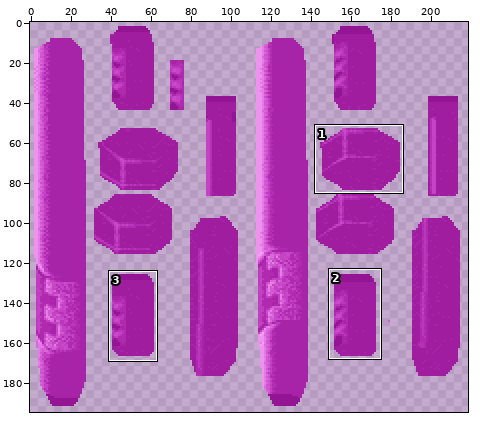
File history of a sprite sheet, qw/textures/models/g_rock_0.png. Above: a wide view before the commit, with the close-up outlined.
Close-up. Earlier state:
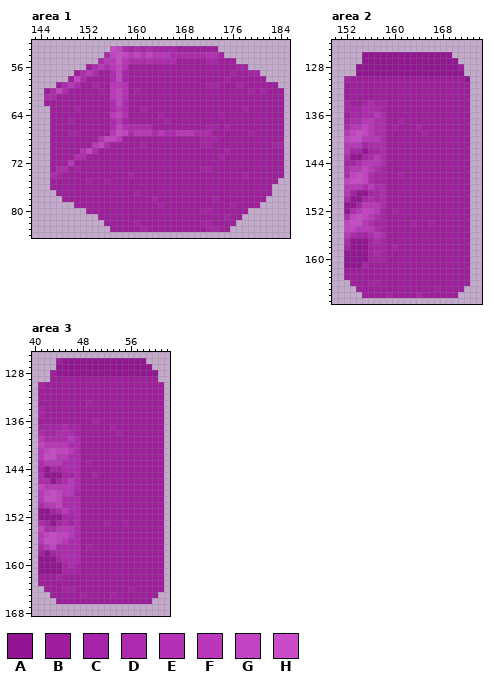
The file is 224x195 pixels. Colours within 5 levels of each other are drawn and written as one. Shown: area 1: x 143..185, y 52..84; area 2: x 150..174, y 124..167; area 3: x 40..62, y 125..168. The wide view leaves out empty margins. The commit also changed other parts of the picture, which this record leaves out.
Palette (. is transparent): A #941594  B #a01da0  C #a723a7  D #af2aaf  E #b530b5  F #ba36ba  G #c443c4  H #c94bc9
Pixels before, area 1, first column x 145:
53 ...........HGDCDCDCCCCBBBBBBB...........
54 ..........DGHGFGFGFFFDDDDDDEEC..........
55 .........DFFHFDDDEDDDDBBBBBCCBBB........
56 .......BDFDFGEBBBBBBBBBBBBBBBBBBCC......
57 .....BDFDBBDGCBBBBBBBBBBBBBBBBBCBBCC....
58 ....BGDBBBBDGCBBBBBBBBBBBBBBBBCBBBBBB...
59 ..BDFDBBCBBFFEBBBBBBBBBBBBBCCBBBCBBBBBB.
60 BDGDBBBBBCBFGEBCBBBBBBBBBBBBBBBBBBCBCBBB
61 DDBBBBBBBBBFGEBBBBBBBBBBBBBBBBBBBBBBBBBB
62 BBBBBBBBBBBDGDBBBBBBBBBBBBBBBBBBBBBBBBBB
63 .BBBBCBBBBBDFDBBCBBBBBBBBBBBBBBBBCBBBBBB
64 .BBBBBBBBBBFGEBBBBBCBBBBBBBBBCBBBBBBBBBB
65 .BBBCBBBBBBDFCBBBBBBCBBBBBBBBBBBBBBBBBBB
66 .BBBBBBBBBBDGEDDDDBBBBBBBBBCCBCBBBBBBBBB
67 .BBBCCBBBBBFHGDFFFDFDDFFFDDDBBBBBBCBBBBB
68 .BBBBBBBBEGGFBBBBBBBBBBBBBCCCBBBBBBBBBBB
69 .BBBBBBBFGDBBBBBCBBBBBBBBBCCBBBBBBBBBBCC
70 .BBBBBEGDBBBBBBBBBBBBBBBBBBBBBCBBBBBBBBB
71 .BBBBDDBBBBBBBBBBBBBBBBBBBBBBCBBBBBBBBBB
72 .BBBFBBBBBBBBBBBBBBBBBBBBBBBBBBBBBBBBBBB
73 .BDDBCBBBBBBBBBBBBBBBBBBBBCCBBBBBBBBBBBB
74 .DCBBBBBBBBBBBCBBBBBBBBBBBBBBBBBBCBBBBBB
75 .BBBBBBCBBCBBBBBBBBBBBBBBBBBBBBBBBBBBBB.
76 .BBBBBBBBBBBBBBBBBBBBBBBBBBBBBBBBBBBBB..
77 ..BBBBBBBBBBBBBCBBBBBBBBBBBBBBBBBBBBBB..
78 ...BBBBBBBBBBBBBBBCBBBBBBBBBCBBBBBBBB...
79 .....BBBBBBBBBBBBBBCBBBBBBBBBBBCBBBB....
80 .......BBBBBBBBBBBBBBBBBBBCCBBBBBB......
81 .........BBBBBBBBBBBBBBBBBBBBBCBB.......
82 ..........BBBBBCBBBBBBBBBBCCBBBB........
83 ...........BBBBBCBBBBBBBBBBCCBB.........
Pixels before, area 2, first column x 152:
126 ...AAAAAAAAAAAAAAA...
127 ...AAAAAAAAAAAAAAAA..
128 ..AAAAAAAAAAAAAAAAAB.
129 ..AAAAAAAAAAAAAAAAAA.
130 CBBBBBBBBBBBBBBBBBBBA
131 BBBBBBBBBBBBBBBBBBBBB
132 BBBBBBBBBBBBBBBBBBBBB
133 BBBBBBBBBBBBBBBBBBBBB
134 CBBCDCCBBBBBBBBBBBBBB
135 CCCDDDCBBBBBBBBBBBBBB
136 BCCDDFDBBBBBBBBBBBBBB
137 CDDFFDDBBCBBBBBBBBBBB
138 DFFGFDDBCBBBCBBBBBBBB
139 FGHGFDDBBBBBBCBBBBBBB
140 GHHFFFDBBBBBBBBBBBBBB
141 FFFCDDDBBBBBBBBBBBBBB
142 FCCACCDBBBBBBBBBBBBBB
143 DAACDFDBBBBBBBBBBBBBB
144 CCDFFFDBBBBBBBBBBBBBB
145 DFFGFDCBBBBBBBBBBBBBB
146 DGHGDCCBBCBBBBBBBBBBB
147 GHHGDCCBBBBBBBBBBBBBB
148 FFFDFDDBBBBBBBBBBBBBB
149 FCAACCDBBBBBBBBBBBBBB
150 DAACDCDBBBBBBBBBBBBBB
151 AACFFFDBBBBBBBBBBBBBB
152 ADFGGFCBCBBBBBBBBBBBB
153 DGHGFDCBBBBBBBBBBBBBB
154 GHHFDCCBBBBCBBCBBBBBB
155 GGFFFDCBBBBBBBBBBBBBB
156 FDCCDFDBBBBBBBBBBBBBB
157 DAAACDCBBBBBBBBBBBBBB
158 CAAACCCBCBBBBBBBBBBBB
159 AAAACDCBBBBBBBBBBBBBB
160 AAAACCCBBBBBBBBBBBBBB
161 AAACBBBBBBBBBBBBBBBBB
162 BBBBBBBBBBBBBBBBBBBBB
163 BBBBBBBBBBBBBBBBBBBBB
164 .BBBCCBBBBBBBBBBBBBBB
165 ..BBBBBBBBBBBBBCBBBB.
166 ...BBBBCBBBBCBBBBBB..
Pixels before, area 3, first column x 41:
126 ...BAAAAAAAAAAAAAA...
127 ...AAAAAAAAAAAAAAAA..
128 ..BAAAAAAAAAAAAAAAAA.
129 ..BBBBBBBBBBBBBBBBBB.
130 CBBBBBBBBBBBBBBBBBBBB
131 BBBBBBBBBBBBBBBBBBBBB
132 BBBBBBBBBBBBBBBBBBBBB
133 BBBBBBBBCBBBBBBBBBBBB
134 CBBBBBBBBBBBBBBBBBBBB
135 CBBBBBBBBBBBBBBBBBBBB
136 BBBBBBBBBCBBBBBBBBBBB
137 CCCCDCCBBBBBCBBBBBBBB
138 DCCDDDCBBBBBBCBBBBBBB
139 FDDDDFDBBBBBBBBBBBBBB
140 GFFFFDDBBBBBBBBBBBBBB
141 FGHGGFDBBBBBBBBBBBBBB
142 FHHFFDDBBBBBBBBBBBBBB
143 DFFFDDDBCBBBBBBBBBBBB
144 CACCDDDBBBBBBBBBBBBBB
145 DAAACCDBBCBBBBBBBBBBB
146 DDACDFDBBBBBBBBBBBBBB
147 GFFFFFDBBBBBBBBBBBBBB
148 FGHGFFCBBBBBBBBBBBBBB
149 FHHGDDDBBBBBBBBBBBBBB
150 DFFGDDDBBBBBBBBBBBBBB
151 AACDFDDBBBBBBBBBBBBBB
152 AAAACCDBBBBBBBBBBBBBB
153 DCACDCDBBBBCBBCBBBBBB
154 GDDFFFDBBBBBBBBBBBBBB
155 FGHGGFDBBBBBBBBBBBBBB
156 FHHGFDDBBBBBBBBBBBBBB
157 DFGDDDDBCBBBBBBBBBBBB
158 CACDDDDBBBBBBBBBBBBBB
159 AAACDDDBBBBBBBBBBBBBB
160 AAAACDCBBBBBBBBBBBBBB
161 AAAACCCBBBBBBBBBBBBBB
162 BBBCBBBBBBBBBBBBBBBBB
163 BBBBBBBBBBBBBBBBBBBBB
164 .BBBCCBBBBBBBBBCBBBBB
165 ..BBBBBCBBBBCBBBBBBB.
166 ...BBBBBBBBBBBBBBBB..
The same view after the edit:
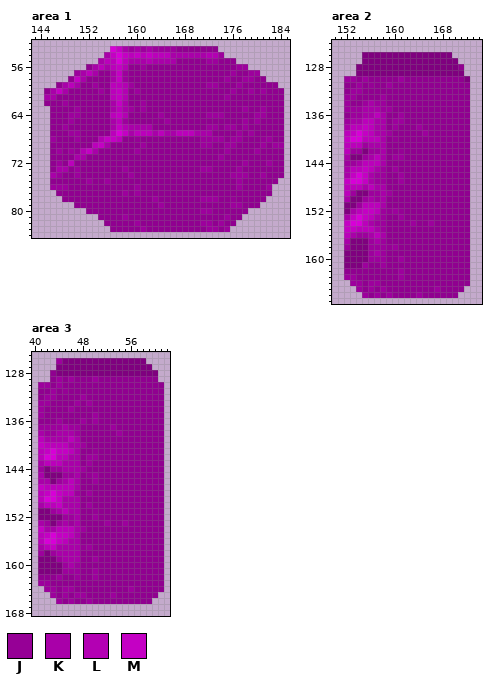
Colours new in this view: J #960096  K #a900a9  L #b300b3  M #c400c4
The exact change:
colour A: #941594 -> #7f007f
colour B: #a01da0 -> #900090
colour C: #a723a7 -> #9d009d
colour F: #ba36ba -> #bb00bb
colour H: #c94bc9 -> #d700d7
Area 1:
y 53: x 157..158 GD -> MK; x 160 D -> K; x 162 D -> K
y 54: x 155..156 DG -> KM; x 158 G -> M; x 160 G -> M; x 162 G -> M; x 166..173 DDDDDDEE -> KKKKKKLL
y 55: x 154 D -> K; x 159..166 DDDEDDDD -> KKKLKKKK
y 56: x 153 D -> K; x 155 D -> K; x 157..158 GE -> ML; x 161 B -> C
y 57: x 150..151 BD -> CK; x 153 D -> K; x 156..157 DG -> KM
y 58: x 150..151 GD -> MK; x 156..157 DG -> KM; x 178..179 BB -> CC
y 59: x 148 D -> K; x 150 D -> K; x 158..159 EB -> LC
y 60: x 146..148 DGD -> KMK; x 157..158 GE -> ML; x 176 B -> C
y 61: x 145..146 DD -> KK; x 157..158 GE -> ML; x 175 B -> C
y 62: x 148 B -> C; x 156..158 DGD -> KMK; x 161 B -> C
y 63: x 156 D -> K; x 158..159 DB -> KC; x 181 B -> C
y 64: x 149..150 BB -> CC; x 157..158 GE -> ML; x 172..173 BB -> CC; x 180..181 BB -> CC
y 65: x 156 D -> K; x 178 B -> C; x 180 B -> C
y 66: x 148 B -> C; x 156..162 DGEDDDD -> KMLKKKK; x 176 B -> C; x 178 B -> C
y 67: x 158..159 GD -> MK; x 163 D -> K; x 165..166 DD -> KK; x 170..172 DDD -> KKK; x 177 B -> C
y 68: x 146 B -> C; x 150 B -> C; x 154..156 EGG -> LMM; x 160 B -> J; x 174 B -> C; x 176..177 BB -> CC; x 181..182 BB -> JC
y 69: x 154..155 GD -> MK; x 175..176 BB -> CC; x 181 B -> C
y 70: x 147 B -> C; x 149..153 BBEGD -> CJLMK; x 160 B -> C; x 180 B -> C
y 71: x 150..151 DD -> KK
y 72: x 147 B -> C; x 178 B -> C; x 182 B -> C
y 73: x 147..148 DD -> KK; x 158 B -> C; x 177 B -> C
y 74: x 146 D -> K; x 150 B -> C; x 176..177 BB -> CC; x 181 B -> C
y 75: x 177 B -> C
y 76: x 146..148 BBB -> CCC; x 160 B -> C; x 177 B -> C; x 182 B -> C
y 77: x 158 B -> C
y 78: x 171..172 BB -> CC; x 176 B -> J
y 79: x 177 B -> C
y 81: x 158 B -> C
y 82: x 174 B -> C
y 83: x 175 B -> C
Area 2:
y 130: x 153 B -> C; x 155 B -> C; x 161 B -> C
y 131: x 154 B -> C; x 156 B -> J; x 159 B -> C
y 132: x 153..154 BB -> CC
y 133: x 152..153 BB -> CC; x 158 B -> C
y 134: x 156 D -> K
y 135: x 155..157 DDD -> KKK; x 159 B -> C
y 136: x 155..156 DD -> KK; x 158 D -> K; x 161 B -> C
y 137: x 153..154 DD -> KK; x 157..158 DD -> KK; x 160 B -> C
y 138: x 152 D -> K; x 155 G -> M; x 157..158 DD -> KK
y 139: x 153 G -> M; x 155 G -> M; x 157..159 DDB -> KKC
y 140: x 152 G -> M; x 158 D -> K; x 160 B -> J
y 141: x 156..158 DDD -> KKK
y 142: x 158 D -> K; x 161 B -> J
y 143: x 152 D -> K; x 156 D -> K; x 158 D -> K; x 160..161 BB -> CC
y 144: x 154 D -> K; x 158 D -> K
y 145: x 152 D -> K; x 155 G -> M; x 157 D -> K; x 160 B -> C
y 146: x 152..153 DG -> KM; x 155..156 GD -> MK
y 147: x 152 G -> M; x 155..156 GD -> MK; x 161 B -> C
y 148: x 155 D -> K; x 157..158 DD -> KK
y 149: x 158..159 DB -> KC
y 150: x 152 D -> K; x 156 D -> K; x 158 D -> K
y 151: x 158 D -> K
y 152: x 153 D -> K; x 155..156 GG -> MM; x 159 B -> J; x 161 B -> J
y 153: x 152..153 DG -> KM; x 155 G -> M; x 157 D -> K; x 161 B -> C
y 154: x 152 G -> M; x 156 D -> K
y 155: x 152..153 GG -> MM; x 157 D -> K
y 156: x 153 D -> K; x 156 D -> K; x 158 D -> K
y 157: x 152 D -> K; x 157 D -> K
y 158: x 159 B -> J
y 159: x 157 D -> K
y 160: x 161 B -> C
y 161: x 158 B -> C
y 162: x 161 B -> C
y 163: x 152..153 BB -> CC; x 161 B -> C
y 164: x 153..154 BB -> CC
y 165: x 154 B -> C; x 156 B -> C; x 158 B -> C
y 166: x 155 B -> C; x 157 B -> C
Area 3:
y 126: x 44 B -> C
y 129: x 44 B -> C; x 46 B -> C; x 50 B -> C
y 130: x 42 B -> C; x 44 B -> C
y 131: x 43 B -> C; x 45 B -> J
y 132: x 42..43 BB -> CC; x 48 B -> C
y 133: x 41..42 BB -> CC; x 47 B -> C
y 134: x 46 B -> C
y 135: x 50 B -> C
y 136: x 44 B -> C; x 48 B -> C
y 137: x 45 D -> K
y 138: x 41 D -> K; x 44..46 DDD -> KKK
y 139: x 42..45 DDDD -> KKKK; x 47 D -> K
y 140: x 41 G -> M; x 46..48 DDB -> KKC
y 141: x 42 G -> M; x 44..45 GG -> MM; x 47 D -> K; x 50 B -> J
y 142: x 46..47 DD -> KK; x 49..50 BB -> CC
y 143: x 41 D -> K; x 45..47 DDD -> KKK
y 144: x 45..48 DDDB -> KKKC
y 145: x 41 D -> K; x 47 D -> K; x 49 B -> J
y 146: x 41..42 DD -> KK; x 45 D -> K; x 47 D -> K; x 50 B -> C
y 147: x 41 G -> M; x 47 D -> K
y 148: x 42 G -> M; x 44 G -> M; x 49 B -> C
y 149: x 44..47 GDDD -> MKKK
y 150: x 41 D -> K; x 44..47 GDDD -> MKKK; x 49 B -> C
y 151: x 44 D -> K; x 46..47 DD -> KK; x 50 B -> J
y 152: x 47 D -> K; x 50 B -> C
y 153: x 41 D -> K; x 45 D -> K; x 47 D -> K
y 154: x 41..43 GDD -> MKK; x 47..48 DB -> KC
y 155: x 42 G -> M; x 44..45 GG -> MM; x 47 D -> K
y 156: x 44 G -> M; x 46..47 DD -> KK
y 157: x 41 D -> K; x 43..48 GDDDDB -> MKKKKJ
y 158: x 44..47 DDDD -> KKKK
y 159: x 45..47 DDD -> KKK; x 50 B -> C
y 160: x 46 D -> K
y 161: x 50 B -> C
y 162: x 47 B -> C; x 50 B -> C
y 163: x 41..42 BB -> CC
y 164: x 42..43 BB -> CC
y 165: x 43 B -> C; x 45 B -> C; x 47 B -> C
y 166: x 44 B -> C; x 46 B -> C; x 49 B -> C
Boxes around the changes in both close-ups, in picture pixels (x1, y1, x2, y2):
changed: (44, 46, 284, 232)
changed: (344, 52, 470, 298)
changed: (38, 358, 164, 604)
